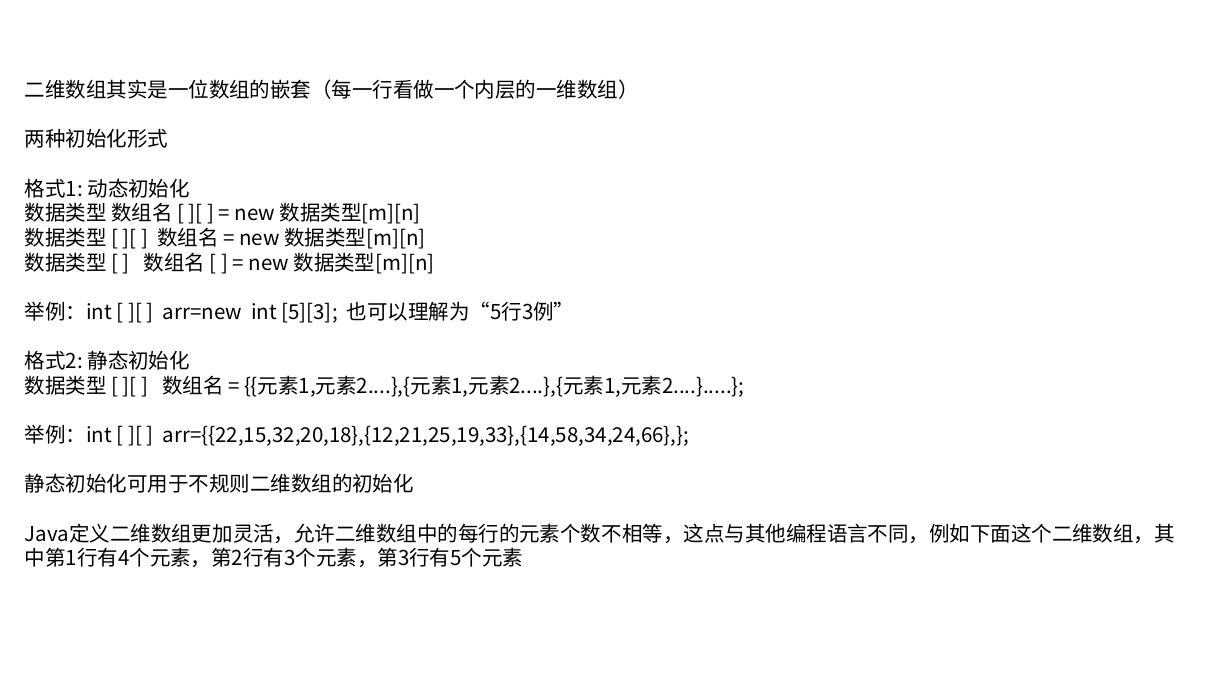
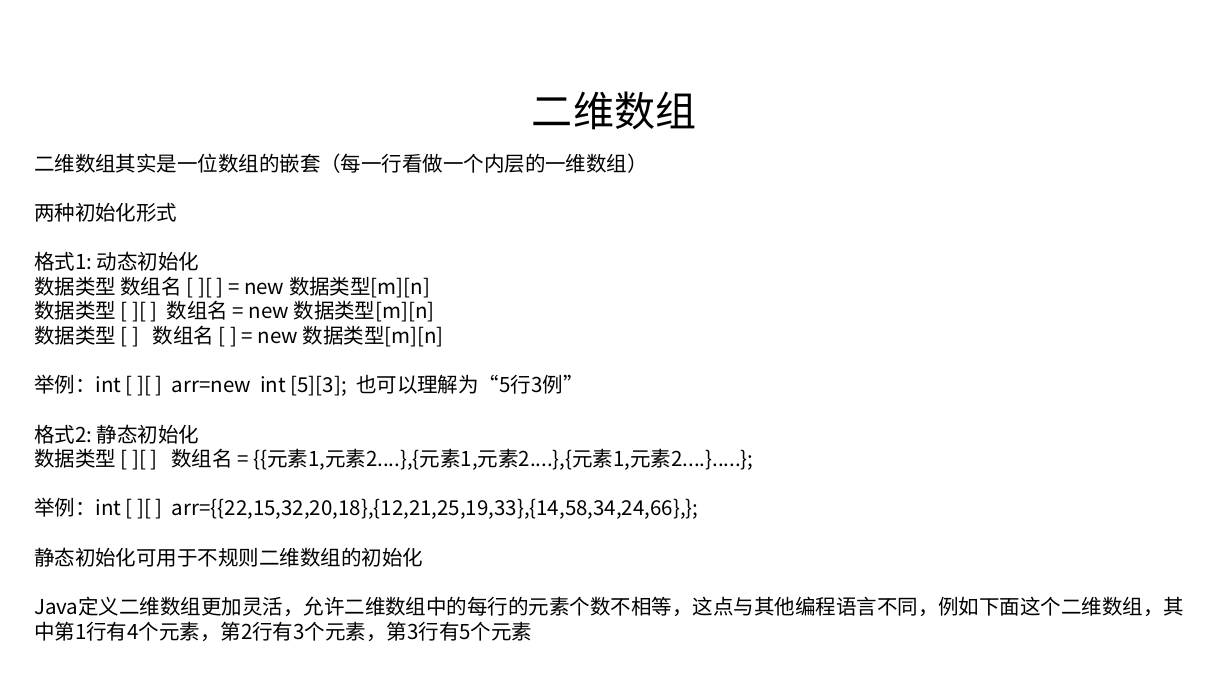
Before and after one commit to linkknown/PPT, a slide deck: slide 8 of 基础PPT/第3章：Java数组简介.pptx (slide 7 before the commit). Drawn at 1232x693 pixels with LibreOffice and Linux fonts; fonts in the diff are those of the drawing; background and template pictures are left out. Boxes give left, top, right and bottom in pixels: in the first picture for what was removed or moved away, otherwise in the second. Text is boxed around its words. In the diff, an @@ line names an element or a change of style, - is before the commit and + after.

```diff
--- a/基础PPT/第3章：Java数组简介.pptx
+++ b/基础PPT/第3章：Java数组简介.pptx
@@ text added at bbox=[532, 91, 696, 130], 32 pt, text #000000 @@
+二维数组
@@ text "二维数组其实是一位数组的嵌套（每一行看做一个内层的一维数组）": place and size @@
-text "二维数组其实是一位数组的嵌套（每一行看做一个内层的一维数组）" at bbox=[25, 79, 1175, 567]
+text "二维数组其实是一位数组的嵌套（每一行看做一个内层的一维数组）" at bbox=[34, 153, 1184, 641]
```
Also in this commit, not shown: 4 other slides changed, 1 slide added, 2 slides removed, 1 other file.
